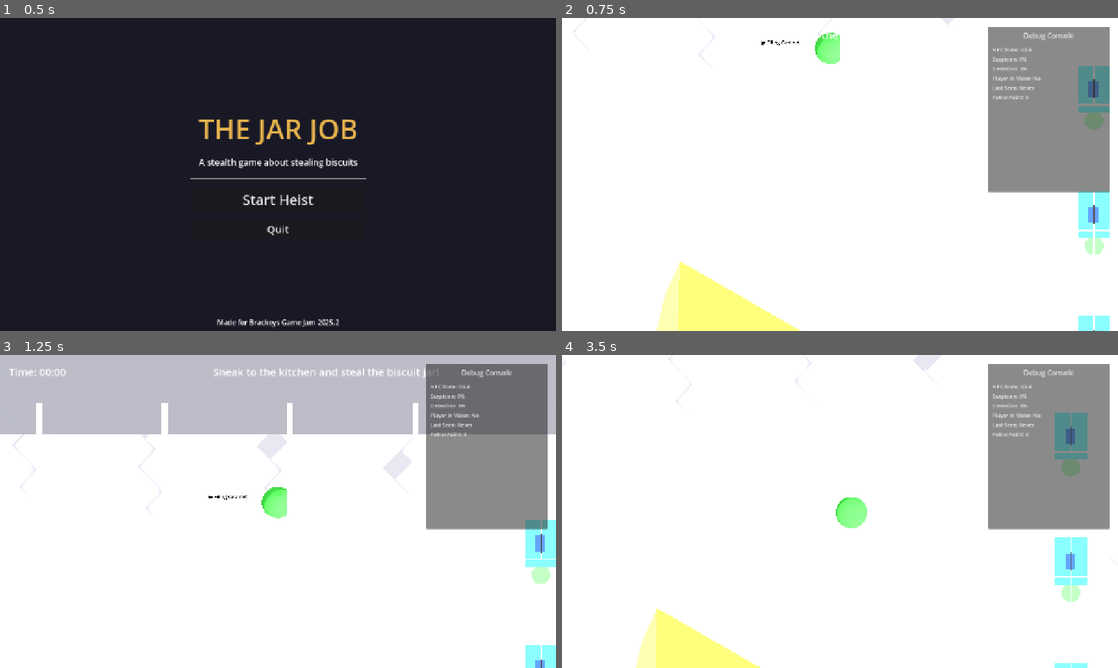
Above: before the commit, frames 1-4 (two rows, left to right).
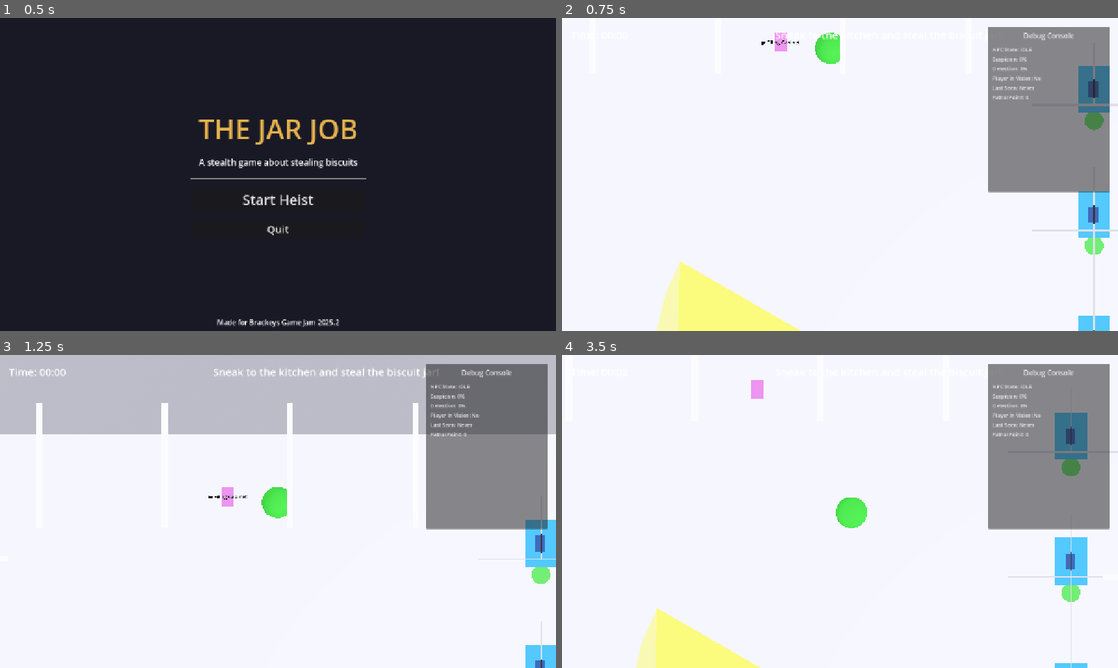
Above: after the commit, the same moments.

Repository: alanops/the-jar-job
Game: Godot game, scene res://scenes/main_menu.tscn
Two runs of this game, one before a commit and one after it. Both use one fixed random seed, a clock stepped at 60 frames per second and the inputs below.
Inputs:
- Up to frame 1 (0.5 s): no input
- Up to frame 2 (0.75 s): click "Start Heist" at 0.5 s
- Up to frame 3 (1.25 s): no input
- Up to frame 4 (3.5 s): hold Right (move_right) 1.28-2.03 s; hold Ctrl (crouch) 1.28-2.03 s; hold Down (move_backward) 2.03-2.78 s; tap E (interact) at 2.1 s; hold Right (move_right) from 2.78 s (still down); hold Ctrl (crouch) from 2.78 s (still down)

Frame 1 is identical in both runs. In frame 2, 2.7% of the frame differs, in the area x 38-100%, y 4-100%; in frame 3, 1.8%; in frame 4, 2.8%, in the area x 34-100%, y 8-100%.

Commit message:
Soften harsh lighting for cleaner prototype look
- Reduce DirectionalLight energy from 1.2 to 0.4
- Increase ambient light energy from 0.3 to 0.8
- Disable shadows completely for cleaner flat look
- Slightly brighter ambient light color
- Better for web performance without shadows
- Version bump to 1.1.1

Diff:
--- a/project.godot
+++ b/project.godot
@@ -13,7 +13,7 @@
 config/name="The Jar Job"
 config/description="Light-hearted stealth game where you sneak into a house to steal the biscuit jar.
 Created for Brackeys Game Jam 2025.2"
-config/version="1.1.0"
+config/version="1.1.1"
 config/tags=PackedStringArray("3d", "demo", "stealth", "jam")
 run/main_scene="res://scenes/main_menu.tscn"
 config/features=PackedStringArray("4.4")
--- a/scenes/game.tscn
+++ b/scenes/game.tscn
@@ -30,8 +30,8 @@
 background_mode = 2
 sky = SubResource("Sky_1")
 ambient_light_source = 3
-ambient_light_color = Color(0.9, 0.9, 1, 1)
-ambient_light_energy = 0.3
+ambient_light_color = Color(0.95, 0.95, 1, 1)
+ambient_light_energy = 0.8
 tonemap_mode = 2
 
 [sub_resource type="NavigationMesh" id="NavigationMesh_1"]
@@ -57,8 +57,8 @@
 
 [node name="DirectionalLight3D" type="DirectionalLight3D" parent="."]
 transform = Transform3D(-0.707107, -0.5, 0.5, 0, 0.707107, 0.707107, -0.707107, 0.5, -0.5, 0, 0, 0)
-light_energy = 1.2
-shadow_enabled = true
+light_energy = 0.4
+shadow_enabled = false
 
 [node name="NavigationRegion3D" type="NavigationRegion3D" parent="."]
 navigation_mesh = SubResource("NavigationMesh_1")
